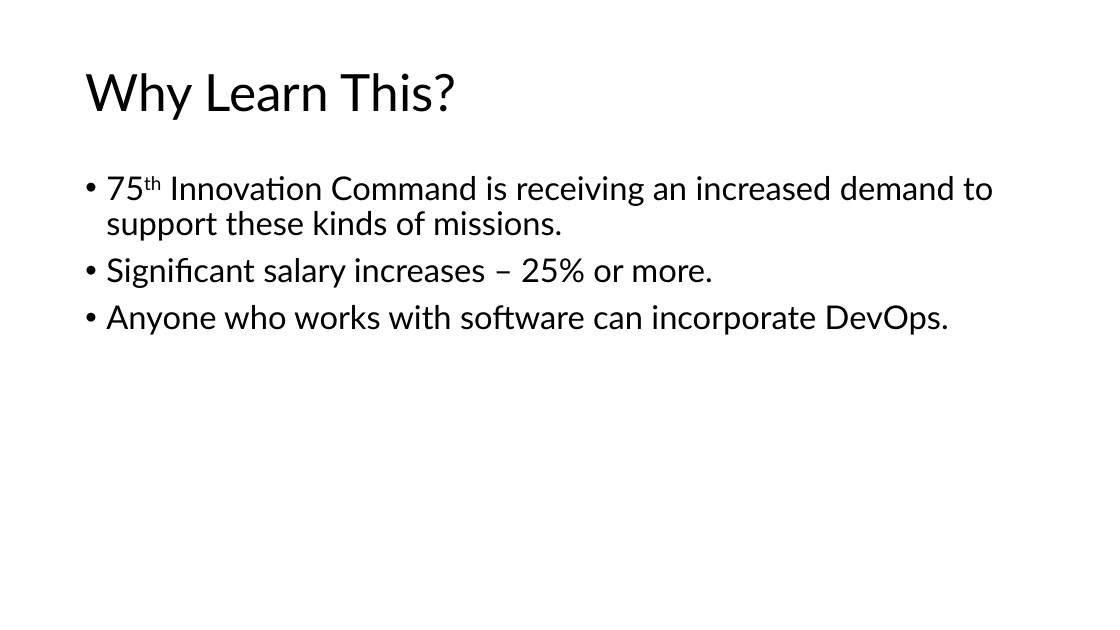
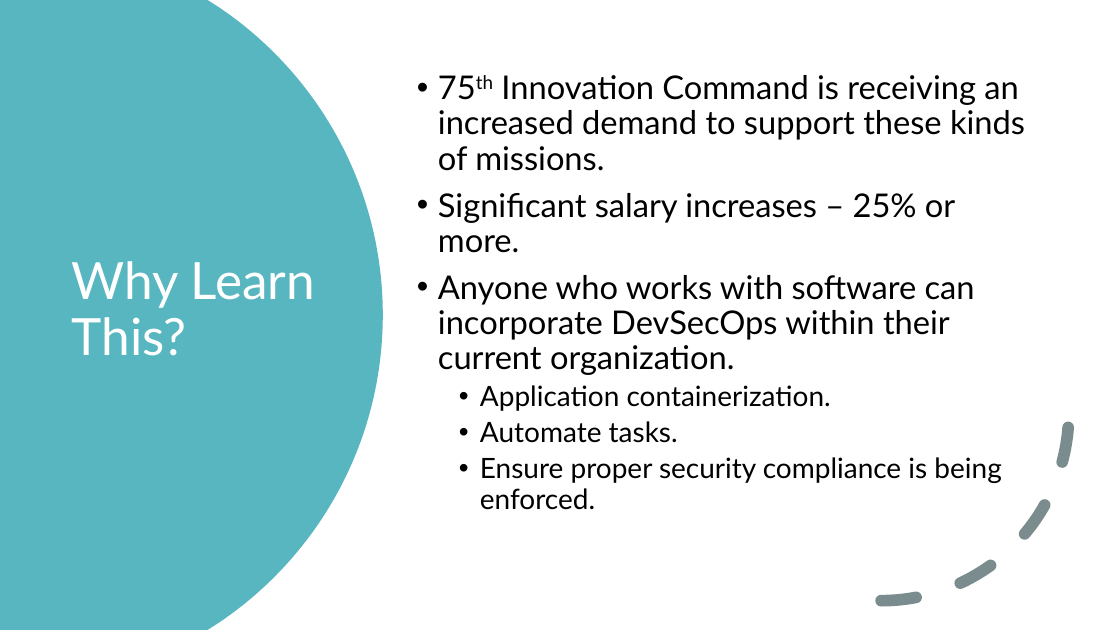
Before and after one commit to seanherbert105/DevSecOps-Course, a slide deck: slide 3 of presentation/DevSecOps Course.pptx. Drawn at 1120x630 pixels with LibreOffice and Linux fonts; fonts in the diff are those of the drawing. Boxes give left, top, right and bottom in pixels: in the first picture for what was removed or moved away, otherwise in the second. Text is boxed around its words. In the diff, an @@ line names an element or a change of style, - is before the commit and + after.

```diff
--- a/presentation/DevSecOps Course.pptx
+++ b/presentation/DevSecOps Course.pptx
@@ freeform shape added at bbox=[0, 0, 383, 630], fill #58B6C0 @@
@@ text "75th Innovation Command is receiving ...": place and size @@
-text "75th Innovation Command is receiving ..." at bbox=[106, 176, 993, 335]
+text "75th Innovation Command is receiving ..." at bbox=[438, 75, 1025, 510]
@@ text "75th Innovation Command is receiving ..." at bbox=[438, 75, 1025, 510]: vertical alignment top to middle @@
@@ title "Why Learn This?": place and size @@
-title "Why Learn This?" at bbox=[85, 73, 456, 120]
+title "Why Learn This?" at bbox=[71, 261, 315, 356]
@@ title "Why Learn This?" at bbox=[71, 261, 315, 356]: text colour #000000 to #FFFFFF @@
@@ arc (boxed as its full ellipse) added at bbox=[694, 226, 1070, 602], outline #7A8C8E 10 pt dashed @@
@@ text at bbox=[438, 275, 1001, 510]: text changed; size 28 to 24 pt @@
-• Anyone who works with software can incorporate DevOps.
+• Anyone who works with software can incorporate DevSecOps within their current organization.
+  • Application containerization.
+  • Automate tasks.
+  • Ensure proper security compliance is being enforced.
```
Also in this commit, not shown: 11 other slides changed, 2 slides added, 5 slides removed.
